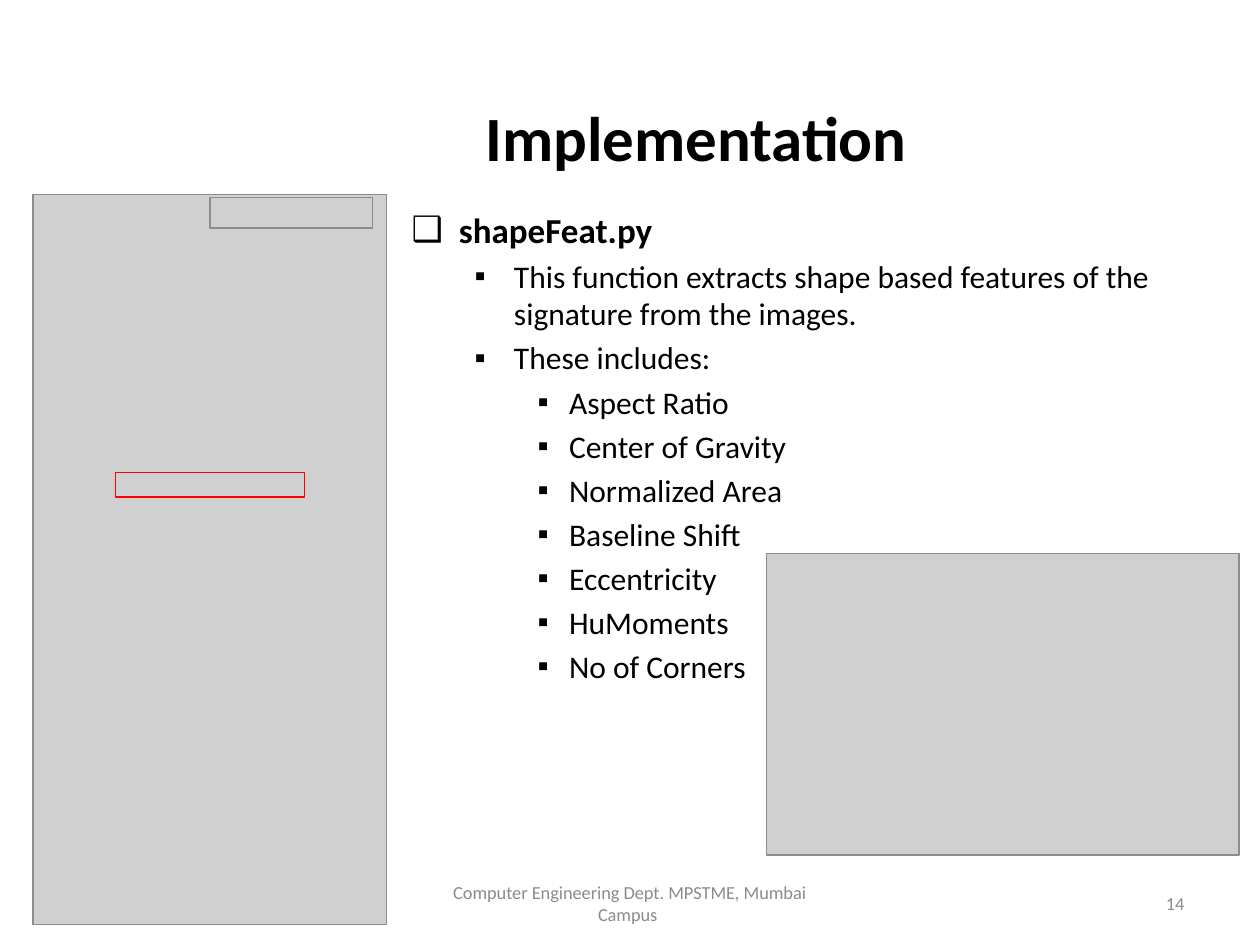
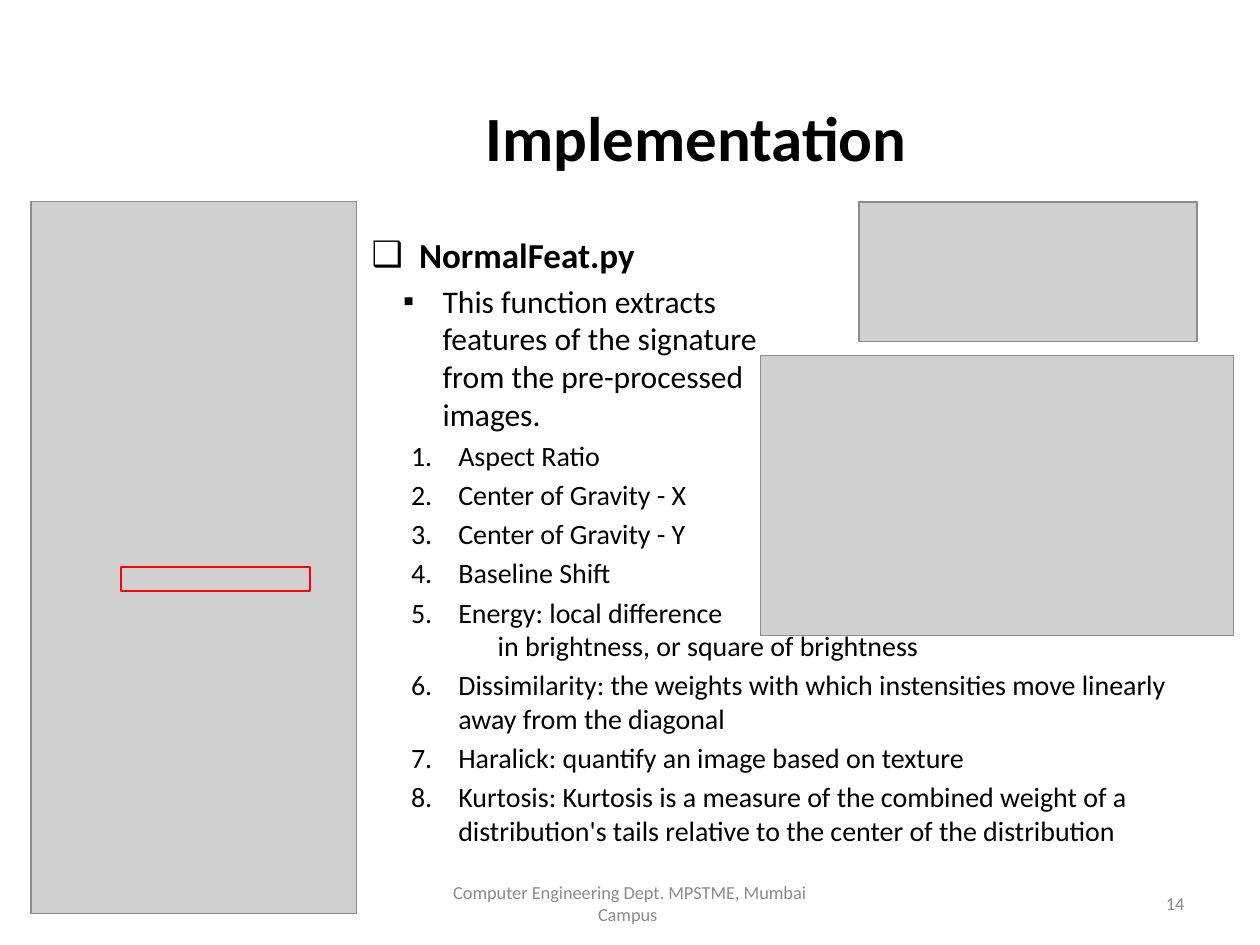
Before and after one commit to TeeeJaey/SignatureVerifier, a slide deck: slide 14 of PPT/B002_ProjectPPT.pptx. Drawn at 1260x945 pixels with LibreOffice and Linux fonts; fonts in the diff are those of the drawing; grey boxes stand for pictures; background and template pictures are left out. Boxes give left, top, right and bottom in pixels: in the first picture for what was removed or moved away, otherwise in the second. Text is boxed around its words. In the diff, an @@ line names an element or a change of style, - is before the commit and + after.

```diff
--- a/PPT/B002_ProjectPPT.pptx
+++ b/PPT/B002_ProjectPPT.pptx
@@ picture: place and size @@
-picture at (33,194,387,924)
+picture at (32,202,357,914)
@@ picture removed at (210,198,373,228) @@
@@ picture added at (859,202,1197,341) @@
@@ text "NormalFeat.py": place and size @@
-text "NormalFeat.py" at (459,218,1149,679)
+text "NormalFeat.py" at (419,243,1165,842)
@@ text at (419,243,757,432): text changed @@
-❑ shapeFeat.py
-  ▪ This function extracts shape based features of the signature from the images.
-  ▪ These includes:
+❑ NormalFeat.py
+  ▪ This function extracts
+    features of the signature
+    from the pre-processed
+    images.
@@ picture added at (760,355,1232,635) @@
@@ text at (458,446,610,584): size 18 to 16 pt in "Aspect Ratio", "Baseline Shift"; bullet ▪ to 1.; list level 3 to 1 in "Aspect Ratio"; list level 3 to 1 in "Baseline Shift" @@
@@ text at (458,485,687,549): text changed; size 18 to 16 pt @@
-    ▪ Center of Gravity
-    ▪ Normalized Area
+2. Center of Gravity - X
+3. Center of Gravity - Y
@@ rectangle: place and size @@
-rectangle at (116,472,305,496)
+rectangle at (121,567,310,591)
@@ picture removed at (766,553,1239,854) @@
@@ text at (458,603,1165,842): text changed; size 18 to 16 pt @@
-    ▪ Eccentricity
-    ▪ HuMoments
-    ▪ No of Corners
+5. Energy: local difference
+   in brightness, or square of brightness
+6. Dissimilarity: the weights with which instensities move linearly away from the diagonal
+7. Haralick: quantify an image based on texture
+8. Kurtosis: Kurtosis is a measure of the combined weight of a distribution's tails relative to the center of the distribution
@@ text at (76,913,187,916): text changed @@
-1 February 2019
+14 March 2019
```
Also in this commit, not shown: 23 other slides changed, 2 slides added, 1 slide removed, 6 other files.
